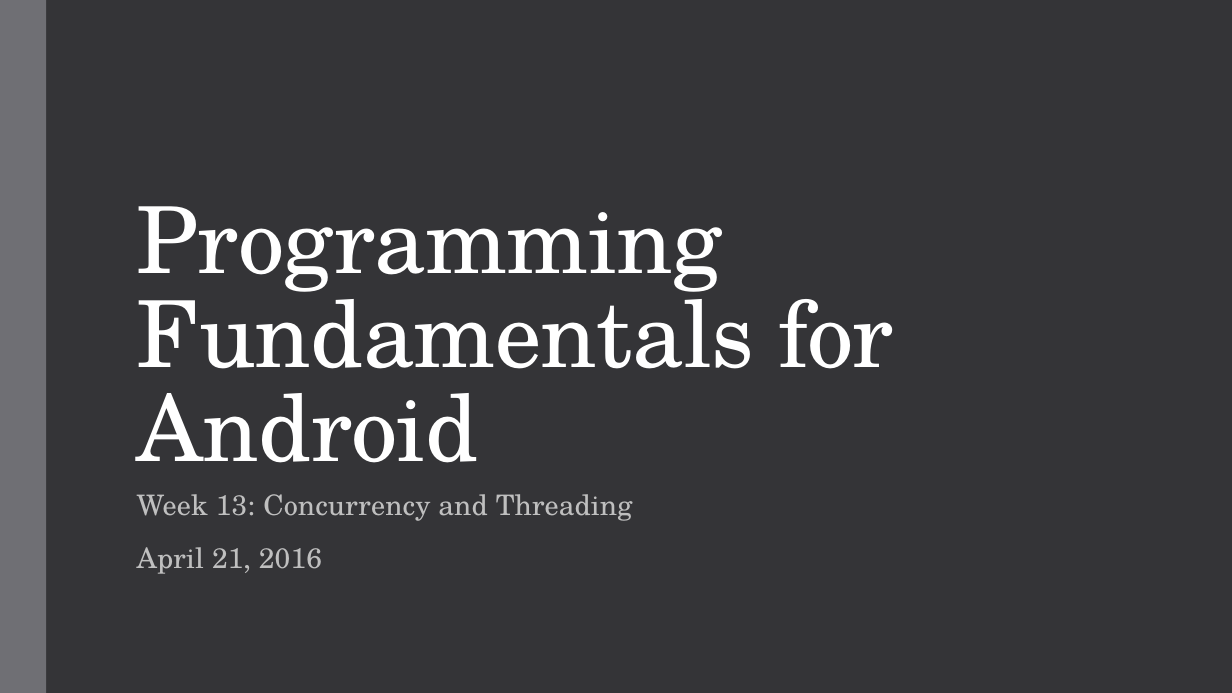
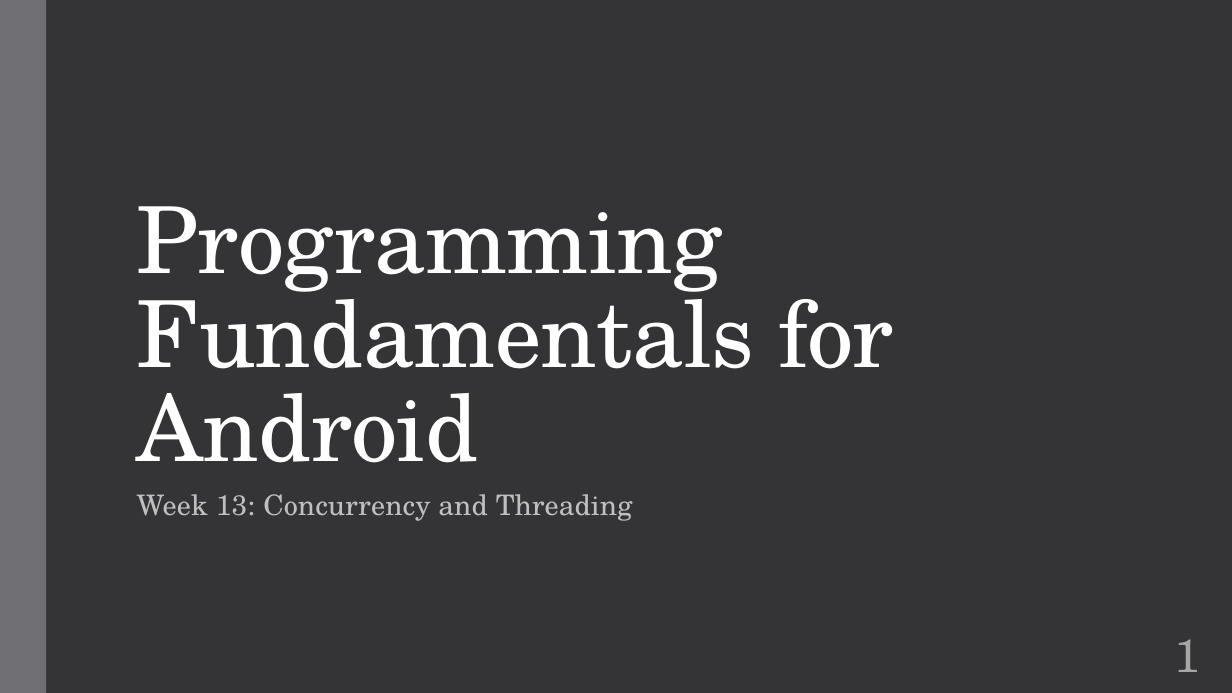
Before and after one commit to zarthur/CSCC-Fundamentals-Android-Notes, a slide deck: slide 1 of week_13/week_13.pptx. Drawn at 1232x693 pixels with LibreOffice and Linux fonts; fonts in the diff are those of the drawing. Boxes give left, top, right and bottom in pixels: in the first picture for what was removed or moved away, otherwise in the second. Text is boxed around its words. In the diff, an @@ line names an element or a change of style, - is before the commit and + after.

```diff
--- a/week_13/week_13.pptx
+++ b/week_13/week_13.pptx
@@ subtitle at (137,547,322,574): paragraph removed @@
-April 21, 2016
@@ page number added at (1174,639,1200,672), 36 pt, text #A6A6A6 @@
+1
```
Also in this commit, not shown: 15 other slides changed, 1 other file.
